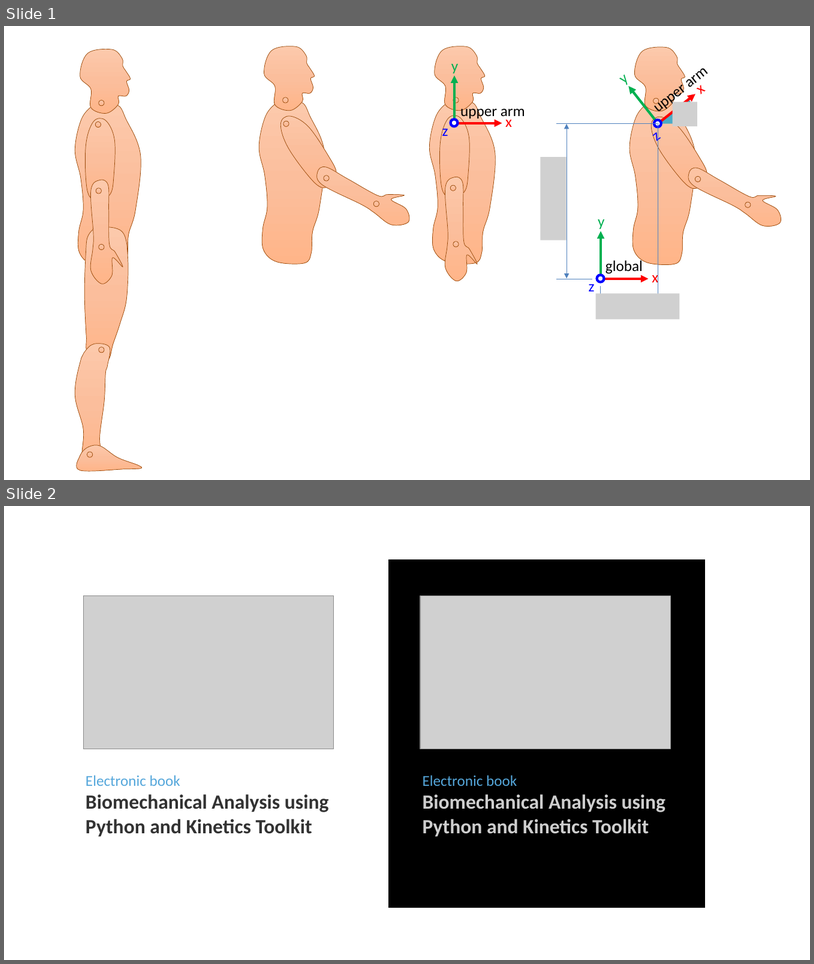
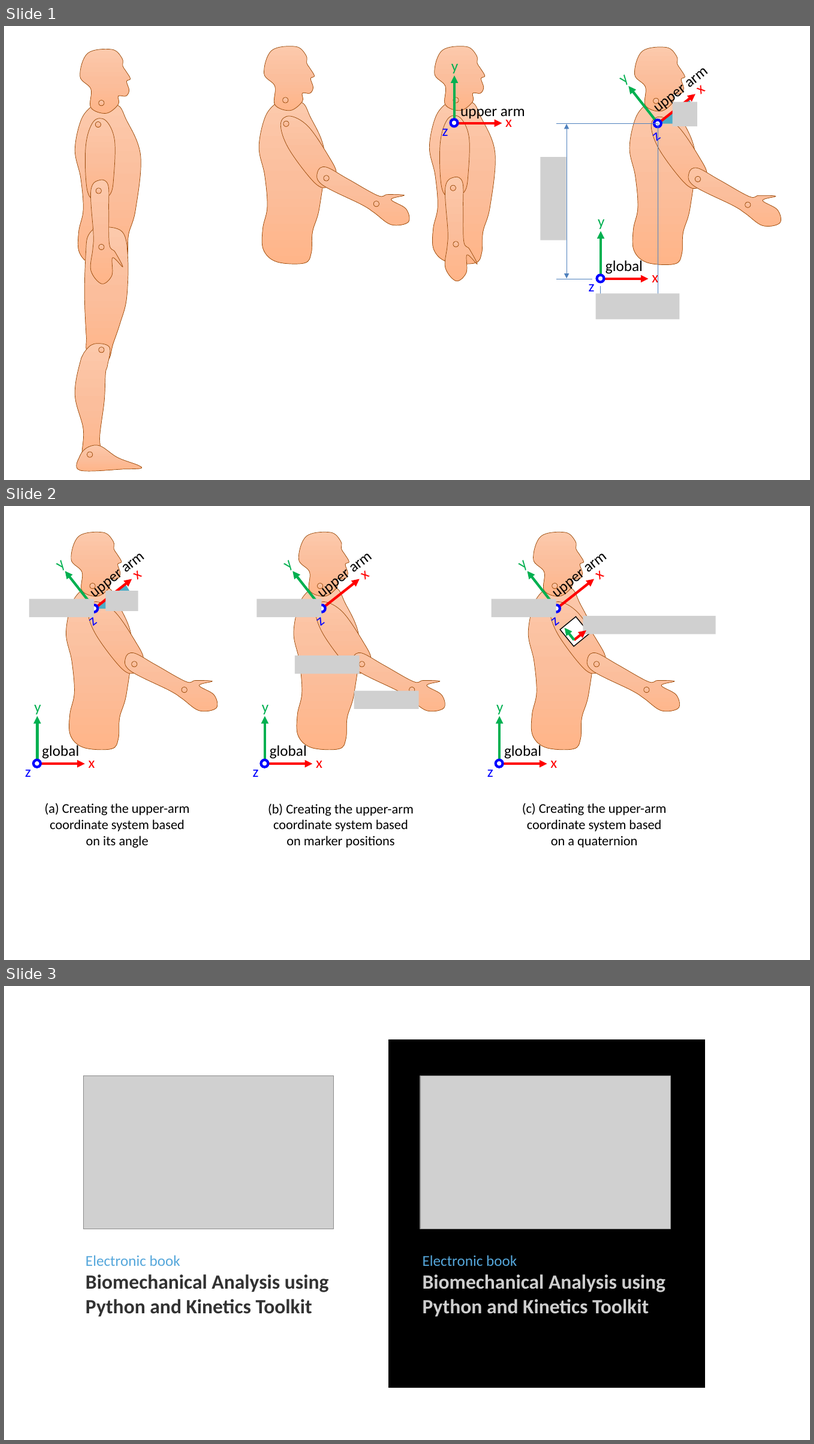
Before and after one commit to kineticstoolkit/kineticstoolkit_doc, a slide deck: src/images.pptx. Shown one above the other, each under a label of ours: slides 1 and 2 before the commit, slides 1, 2 and 3 after it. The pictures are 814x964 and 814x1444 pixels, drawn with LibreOffice and Linux fonts; fonts in the diff are those of the drawing; grey boxes stand for pictures. Boxes give left, top, right and bottom in pixels: in the first picture for what was removed or moved away, otherwise in the second. Text is boxed around its words. In the diff, an @@ line names an element or a change of style, - is before the commit and + after.

```diff
--- a/src/images.pptx
+++ b/src/images.pptx
@@ slide 2 added at (4, 506, 810, 960), background #FFFFFF @@
@@ picture added at (29, 598, 94, 617) @@
@@ picture added at (257, 598, 321, 617) @@
@@ picture added at (492, 598, 557, 617) @@
@@ rectangle added at (560, 616, 590, 646), fill #FFFFFF, outline #000000 1 pt @@
@@ arrow added from (575, 640) to (565, 628), #00B050 3 pt @@
@@ arrow added from (575, 640) to (587, 631), #FF0000 3 pt @@
@@ picture added at (584, 615, 717, 634) @@
@@ picture added at (295, 655, 360, 673) @@
@@ group added at (25, 532, 227, 815): 8 texts, 6 ellipses, 4 freeform shapes, 4 arrows, 1 arc (boxed as its full ellipse), 1 picture @@
+x
+y
+z
+global
+x
+y
+z
+upper arm
@@ picture added at (354, 691, 419, 709) @@
@@ group added at (253, 532, 667, 815): 8 texts, 6 ellipses, 4 freeform shapes, 4 arrows @@
+x
+y
+z
+global
+x
+y
+z
+upper arm
@@ group added at (356, 532, 690, 816): 8 texts, 6 ellipses, 4 freeform shapes, 4 arrows @@
+x
+y
+z
+global
+x
+y
+z
+upper arm
@@ text added at (45, 803, 185, 847), 16 pt, text #000000 @@
+(a) Creating the upper-arm coordinate system based on its angle
@@ text added at (268, 804, 408, 847), 16 pt, text #000000 @@
+(b) Creating the upper-arm coordinate system based on marker positions
@@ text added at (522, 803, 662, 847), 16 pt, text #000000 @@
+(c) Creating the upper-arm coordinate system based on a quaternion
@@ what was slide 2 is now slide 3 @@
```
Also in this commit, not shown: 19 other files.
